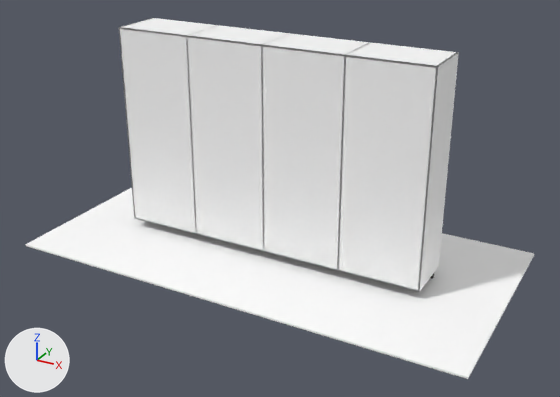
One commit to the glTF model wardrobe_product.glb: the scene before it, then after it.
Camera for both pictures: a 50 mm lens placed at (5.64, -6.6, 4.09), pointed at (1.93, 0.14, 0.72). Arrows for +X, +Y and +Z are at lower left; the lights stay in place. The picture after the commit comes second. Where no turn or scale is listed for an object, it has been applied to the vertices.

The scene before the commit, as lines of its bpy script (objects in view):
```python
me_cube_001 = bpy.data.meshes.new('Cube.001')
me_cube_001.from_pydata(...)  # a box spanning x -0.01..0.01, y -0.3..0.3, z -1.15..1.15
me_cube_001.materials.append(mat_oak_interior)  # white #ffffff
me_cube_007 = bpy.data.meshes.new('Cube.007')
me_cube_007.from_pydata(...)  # a box spanning x -1.8..1.8, y -0.01..0.01, z -1.15..1.15
me_cube_007.materials.append(mat_oak_interior)  # white #ffffff
me_cube_044 = bpy.data.meshes.new('Cube.044')
me_cube_044.from_pydata(...)  # a box spanning x -2.6..2.6, y -1.3..1.3, z -0.01..0.01
me_cube_044.materials.append(mat_wool_carpet)  # white #ffffff
ob_back = bpy.data.objects.new('Back', me_cube_007)
ob_back.location = (1.8, 0.006, 1.25)
ob_end_right = bpy.data.objects.new('End_right', me_cube_001)
ob_end_right.location = (3.591, 0.3, 1.25)
ob_ground = bpy.data.objects.new('Ground', me_cube_044)
ob_ground.location = (1.8, 0.3, -0.01)
# also in view: 'Top' at (1.8, 0.3, 2.39)
```
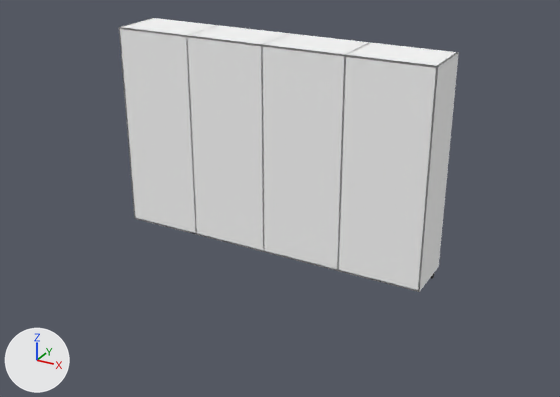
What differs and where, as boxes [x1, y1, x2, y2] in the pictures (560 x 397 px):
'Ground', deleted
    before: [25, 188, 534, 379]

Diff of the bpy script that builds the scene:
```diff
--- a/wardrobe_product.glb.py
+++ b/wardrobe_product.glb.py
@@ ob_ground @@
-ob_ground = bpy.data.objects.new('Ground', me_cube_044)
-ob_ground.location = (1.8, 0.3, -0.01)
```
